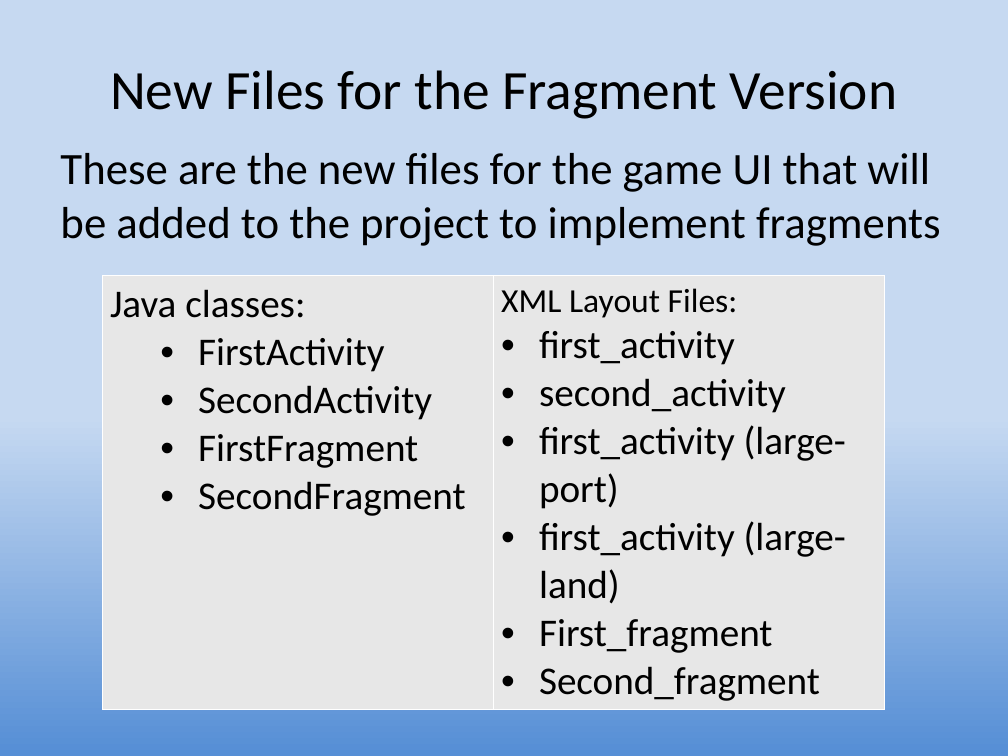
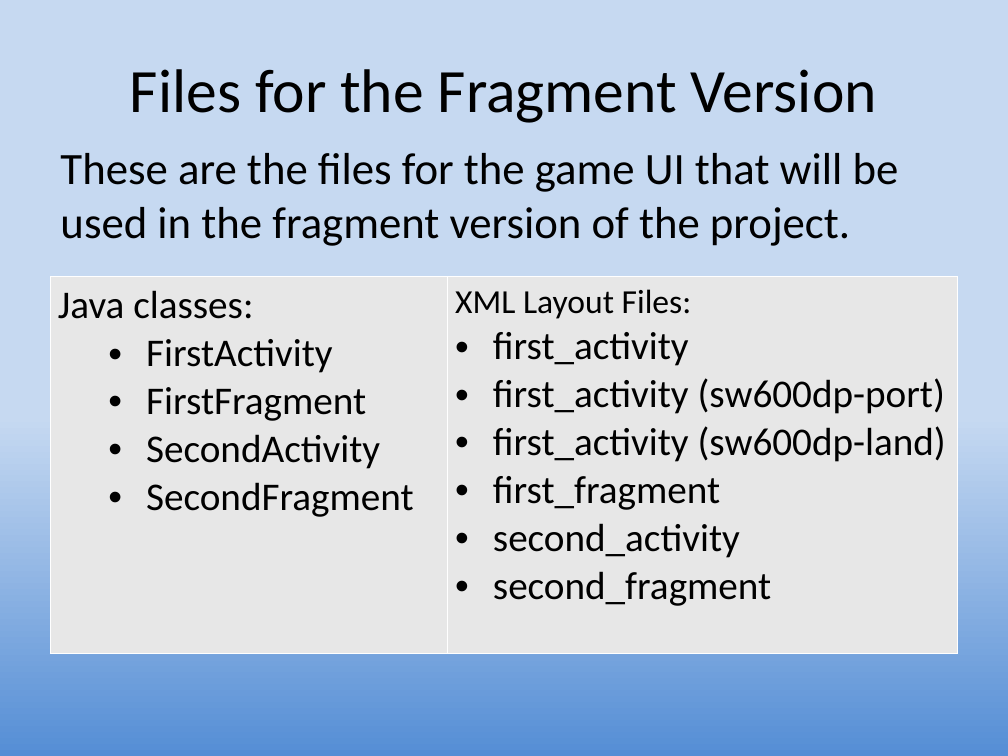
Before and after one commit to UO-CIS/CIS399Android-CourseMaterials, a slide deck: slide 21 of Notes and Slides/CIS399Wk2Day5-Fragments.pptx (slide 19 before the commit). Drawn at 1008x756 pixels with LibreOffice and Linux fonts; fonts in the diff are those of the drawing. Boxes give left, top, right and bottom in pixels: in the first picture for what was removed or moved away, otherwise in the second. Text is boxed around its words. In the diff, an @@ line names an element or a change of style, - is before the commit and + after.

Commit message:
updated slides, removed redundant demo project

```diff
--- a/Notes and Slides/CIS399Wk2Day5-Fragments.pptx
+++ b/Notes and Slides/CIS399Wk2Day5-Fragments.pptx
@@ title at box(130, 69, 877, 123): text changed; size 39.6 to 44 pt @@
-New Files for the Fragment Version
+Files for the Fragment Version
@@ text at box(60, 153, 899, 246): text changed @@
-These are the new files for the game UI that will be added to the project to implement fragments
+These are the files for the game UI that will be used in the fragment version of the project.
@@ table at box(50, 276, 958, 653) @@
-row 1, column 1: Java classes: / FirstActivity / SecondActivity / FirstFragment / SecondFragment
+row 1, column 1: Java classes: / FirstActivity / FirstFragment / SecondActivity / SecondFragment
-row 1, column 2: XML Layout Files: / first_activity / second_activity / first_activity (large-port) / first_activity (large-land) / First_fragment / Second_fragment
+row 1, column 2: XML Layout Files: / first_activity / first_activity (sw600dp-port) / first_activity (sw600dp-land) / first_fragment / second_activity / second_fragment
@@ table: place and size @@
-table at box(103, 275, 885, 705)
+table at box(50, 276, 958, 653)
```
Also in this commit, not shown: 19 other slides changed, 3 slides added, 3 slides removed, 25 other files.
